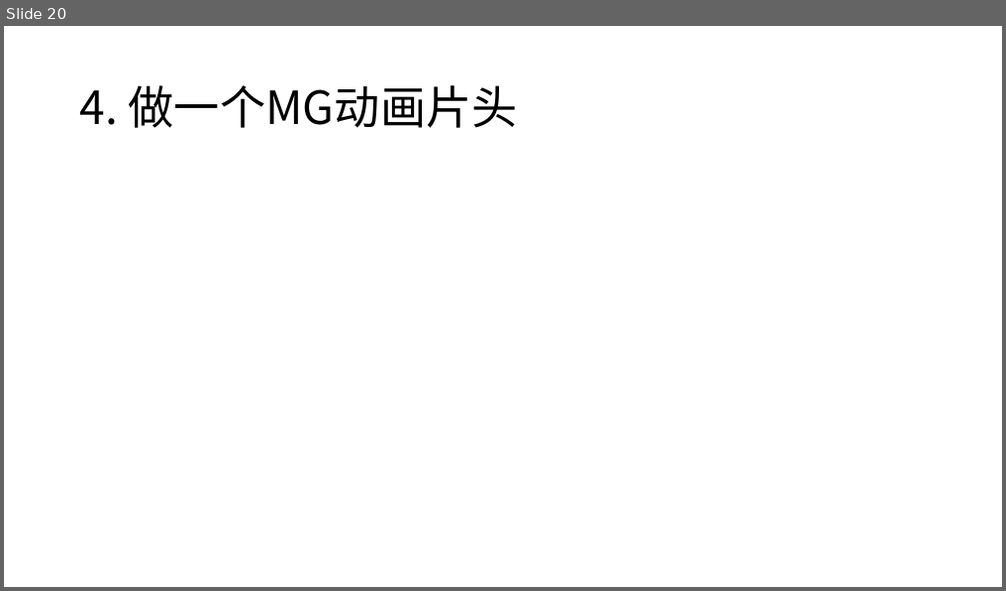
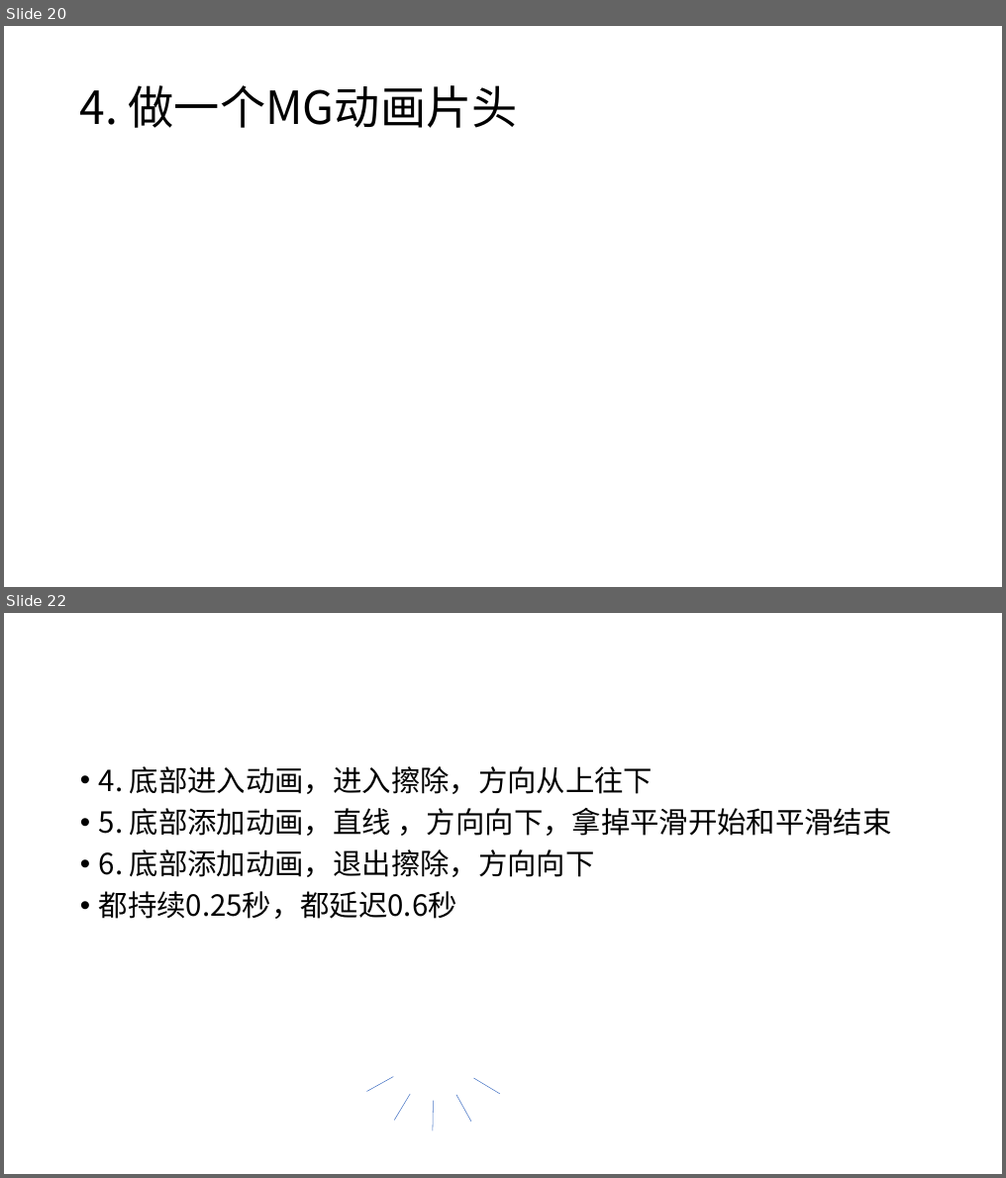
Before and after one commit to Canhui/PPT_Animation_Samples, a slide deck: PPT-Animation-Samples (Part 2).pptx. Shown one above the other, each under a label of ours: slide 20 before the commit, slides 20 and 22 after it; the slides between them are not shown. The pictures are 1006x591 and 1006x1178 pixels, drawn with LibreOffice and Linux fonts; fonts in the diff are those of the drawing. Boxes give left, top, right and bottom in pixels: in the first picture for what was removed or moved away, otherwise in the second. Text is boxed around its words. In the diff, an @@ line names an element or a change of style, - is before the commit and + after.

```diff
--- a/PPT-Animation-Samples (Part 2).pptx
+++ b/PPT-Animation-Samples (Part 2).pptx
@@ slide 22 added at [4, 613, 1002, 1174], background #FFFFFF @@
@@ text added at [99, 766, 892, 919], 28 pt, text #000000 @@
+• 4. 底部进入动画，进入擦除，方向从上往下
+• 5. 底部添加动画，直线 ，方向向下，拿掉平滑开始和平滑结束
+• 6. 底部添加动画，退出擦除，方向向下
+• 都持续0.25秒，都延迟0.6秒
@@ line added from (367, 1092) to (393, 1077), #4472C4 0.5 pt @@
@@ line added from (500, 1094) to (474, 1078), #4472C4 0.5 pt @@
@@ line added from (395, 1121) to (411, 1094), #4472C4 0.5 pt @@
@@ line added from (433, 1131) to (433, 1101), #4472C4 0.5 pt @@
@@ line added from (471, 1122) to (456, 1095), #4472C4 0.5 pt @@
```
Also in this commit, not shown: 3 other slides added, 1 slide removed.
